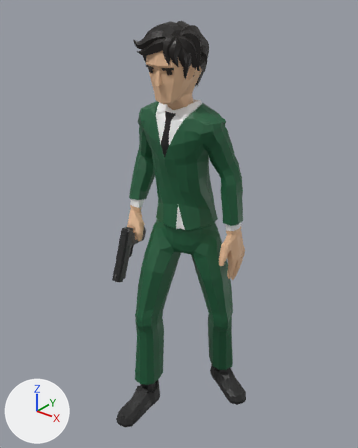
Renders of the glTF model public/avatares/av-jogador-sinuca.glb from each side of a commit.
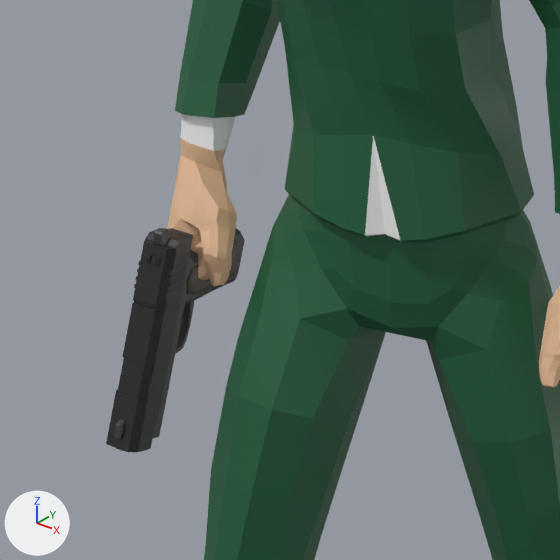
Old and new are each drawn whole from a 50 mm lens placed at (1.222, -1.508, 1.942), pointed at (-0.014, 0.036, 0.985) and again close up on the part from 24% to 63% of the width and 38% to 69% of the height. The axes (+X, +Y, +Z) are drawn at lower left. The lights are the same throughout. The last two pictures show the newer version. Vertices at exactly the same position are counted once.

Objects in the first close-up: 'Pistol'.
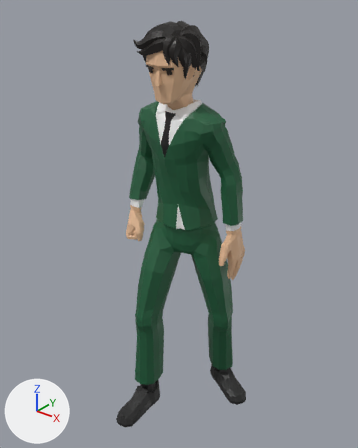
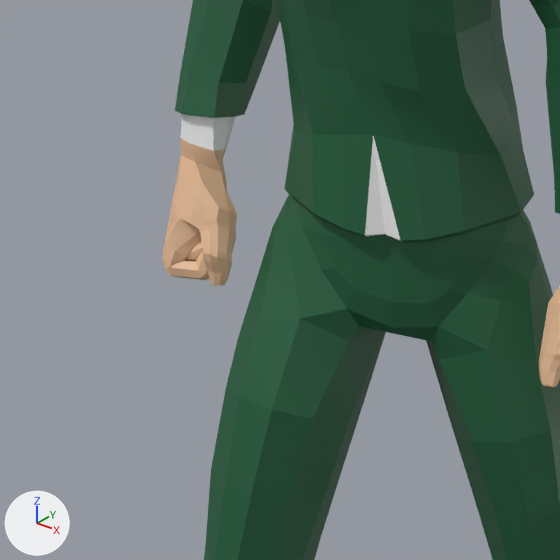
Changed parts and their boxes (x1, y1, x2, y2) in the close-ups (560 x 560 px):
'Pistol', reshaped: before (106, 0, 560, 560); after (162, 0, 560, 560)
part 1 of me_cube_204, deleted: before (106, 228, 195, 452)
part 2 of me_cube_204, cut back: before (153, 228, 245, 438); after (162, 236, 236, 278)

The edits, one by one:
me_cube_204 is used by ob_pistol; location (-0.033, 0.15, 0.002).
me_cube_204 had 4012 vertices, 7674 faces and spanned x -0.27..0.33, y -0.47..0.17, z 0.0..1.82.
me_cube_204 no longer uses material mat_darkbrown.
me_cube_204 no longer uses material mat_grey.
me_cube_204 now has 3432 vertices, 6634 faces and spans x -0.27..0.33, y -0.47..0.17, z 0.0..1.82.
me_cube_204 part 1: 16 loose pieces with 356 vertices, spanning x -0.21..-0.16, y -0.34..-0.2, z 0.71..0.96, are deleted.
me_cube_204 part 2: 27 vertices moved within x -0.22..-0.17, y -0.22..-0.12, z 0.86..0.91; 224 vertices removed from x -0.22..-0.16, y -0.3..-0.11, z 0.71..0.94.
